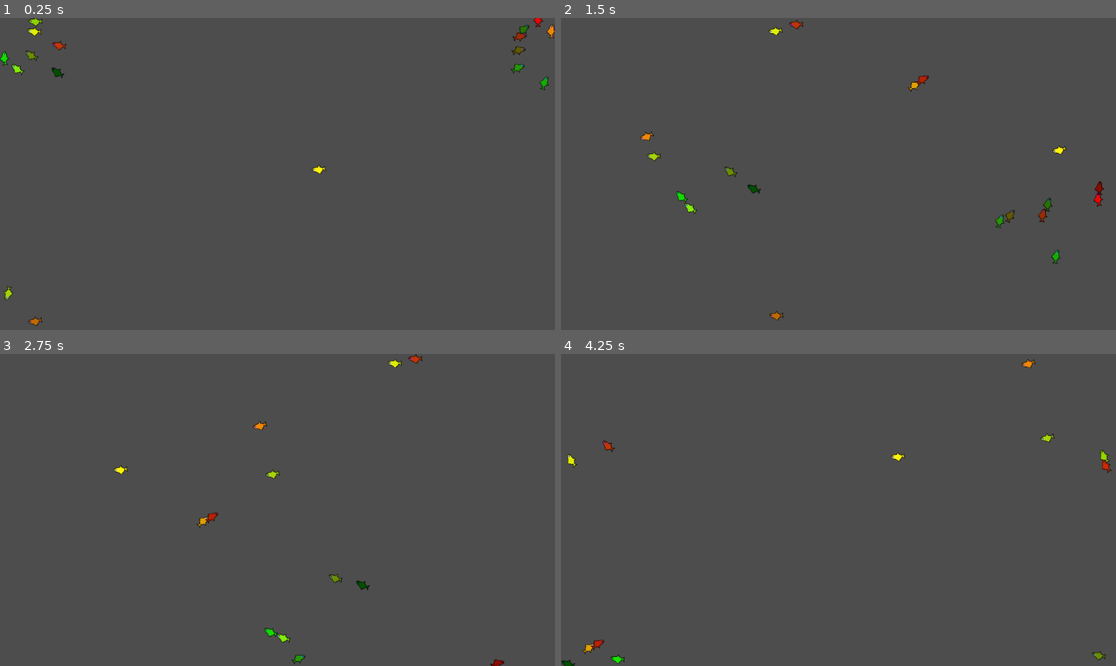
Above: before the commit, frames 1-4 (two rows, left to right).
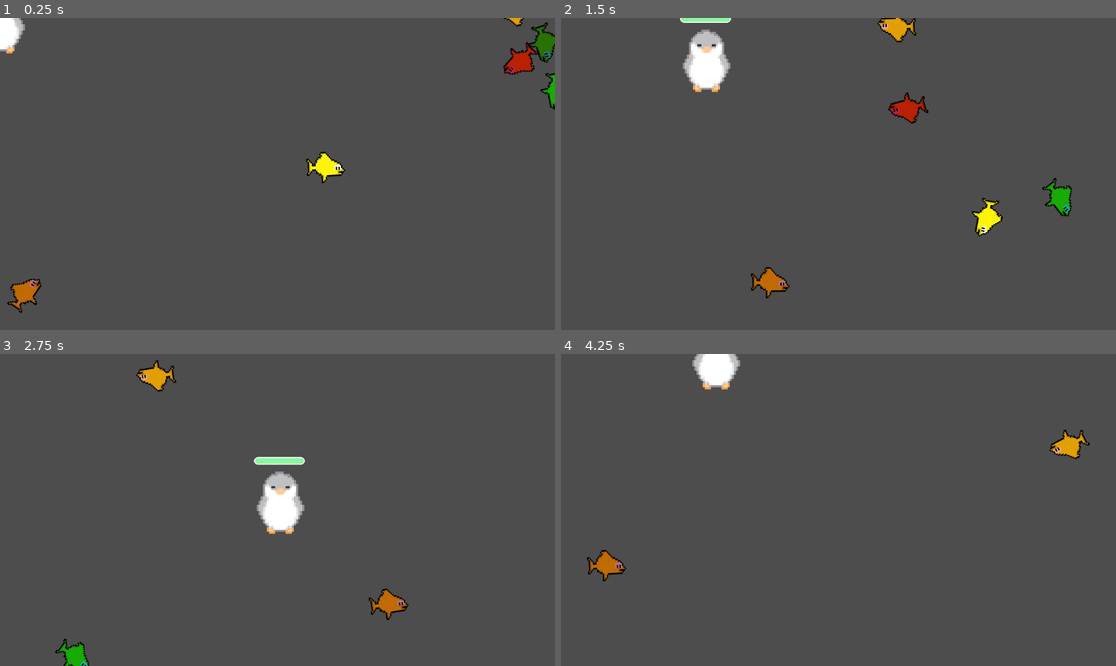
Above: after the commit, the same moments.

Repository: Jesuscanwalk/Under-da-sea
Game: Godot game, scene res://Fish/test2.tscn
Same seed, same stepped clock (60 frames per second), same inputs: the game is played once before the commit and once after it. The project has no main scene, so this scene is started directly.
Inputs:
- Up to frame 1 (0.25 s): no input
- Up to frame 2 (1.5 s): hold D (right) 0.53-1.28 s; hold S (down) from 1.28 s (still down)
- Up to frame 3 (2.75 s): release S (down) at 2.03 s; hold D (right) from 2.03 s (still down)
- Up to frame 4 (4.25 s): release D (right) at 2.78 s; hold W (up) 2.78-3.53 s; hold A (left) from 3.53 s (still down)

The runs differ from the first frame. In frame 1, 2.6% of the frame differs, in the area x 0-100%, y 0-99%; in frame 2, 3.9%, in the area x 14-98%, y 0-97%; in frame 3, 3.0%; in frame 4, 2.0%.

Commit message:
fish get caught by penguin

Diff:
--- a/under-da-sea/Fish/fish.gd
+++ b/under-da-sea/Fish/fish.gd
@@ -8,7 +8,7 @@
 @onready var screensize = get_viewport_rect().size
 var movv := 48
 var direction = Vector2(0, 1)
-var seperation_distance = 20
+var seperation_distance = 70.0
 var global_direction := Vector2(1, 0)
 var cohesion_weight := 0.005
 var alignment_weight := 0.05
@@ -73,3 +73,7 @@
 func _on_vision_area_entered(area: Area2D) -> void:
 	if area != self and area.is_in_group("Fish"):
 		FishISee.append(area)
+
+
+func _on_body_entered(body: Node2D) -> void:
+	queue_free()
--- a/under-da-sea/Fish/fish.tscn
+++ b/under-da-sea/Fish/fish.tscn
@@ -1,46 +1,47 @@
 [gd_scene load_steps=5 format=3 uid="uid://cnv6j7ubi85lw"]
 
 [ext_resource type="Script" path="res://Fish/fish.gd" id="1_vvukt"]
-[ext_resource type="Texture2D" uid="uid://qqfffev3tor3" path="res://Fish/fishy2.png" id="2_exkc7"]
+[ext_resource type="Texture2D" uid="uid://d4trt17e45oi" path="res://Fish/fishy3.png" id="2_utngr"]
 
 [sub_resource type="RectangleShape2D" id="RectangleShape2D_803s2"]
-size = Vector2(9.5, 7)
+size = Vector2(41, 32)
 
 [sub_resource type="RectangleShape2D" id="RectangleShape2D_5eabi"]
-size = Vector2(105.5, 56)
+size = Vector2(245, 133)
 
 [node name="Fish" type="Area2D" groups=["Fish"]]
 script = ExtResource("1_vvukt")
 
 [node name="Sprite2D" type="Sprite2D" parent="."]
-position = Vector2(-6.57682, 1.6246)
-rotation = -0.115469
-scale = Vector2(1.00894, 0.939482)
-texture = ExtResource("2_exkc7")
+position = Vector2(-35, -11)
+rotation = -3.13239
+scale = Vector2(0.917433, 1.07516)
+texture = ExtResource("2_utngr")
 
 [node name="CollisionShape2D" type="CollisionShape2D" parent="."]
-position = Vector2(-1.25, -1.5)
+position = Vector2(-7.5, 1)
 shape = SubResource("RectangleShape2D_803s2")
 
 [node name="Vision" type="Area2D" parent="."]
 
 [node name="CollisionShape2D" type="CollisionShape2D" parent="Vision"]
-position = Vector2(25, 0)
+position = Vector2(39.5, -2.5)
 shape = SubResource("RectangleShape2D_5eabi")
 
 [node name="rayfolder" type="Node2D" parent="."]
 
 [node name="RayCast2D" type="RayCast2D" parent="rayfolder"]
-target_position = Vector2(77, 0)
+target_position = Vector2(147, 0)
 
 [node name="RayCast2D2" type="RayCast2D" parent="rayfolder"]
-target_position = Vector2(45, -13)
+target_position = Vector2(94, -43)
 
 [node name="RayCast2D3" type="RayCast2D" parent="rayfolder"]
-target_position = Vector2(25, -24)
+target_position = Vector2(56, -62)
 
 [node name="RayCast2D4" type="RayCast2D" parent="rayfolder"]
-target_position = Vector2(28, 26)
+target_position = Vector2(90, 57)
 
+[connection signal="body_entered" from="." to="." method="_on_body_entered"]
 [connection signal="area_entered" from="Vision" to="." method="_on_vision_area_entered"]
 [connection signal="area_exited" from="Vision" to="." method="_on_vision_area_exited"]
--- a/under-da-sea/Fish/test2.tscn
+++ b/under-da-sea/Fish/test2.tscn
@@ -1,11 +1,12 @@
-[gd_scene load_steps=3 format=3 uid="uid://dntxk6awviuiv"]
+[gd_scene load_steps=4 format=3 uid="uid://dntxk6awviuiv"]
 
 [ext_resource type="PackedScene" uid="uid://cnv6j7ubi85lw" path="res://Fish/fish.tscn" id="1_nbx32"]
 [ext_resource type="Script" path="res://Fish/test_2.gd" id="1_sggbb"]
+[ext_resource type="PackedScene" uid="uid://cx3yaof1y7gcr" path="res://player/player.tscn" id="3_71ege"]
 
 [node name="Test" type="Node2D"]
 script = ExtResource("1_sggbb")
-num = 30
+num = 20
 
 [node name="Timer" type="Timer" parent="."]
 
@@ -18,4 +19,6 @@
 [node name="Camera2D" type="Camera2D" parent="."]
 position = Vector2(576, 328)
 
+[node name="Player" parent="." instance=ExtResource("3_71ege")]
+
 [connection signal="timeout" from="Timer" to="." method="_on_timer_timeout"]
